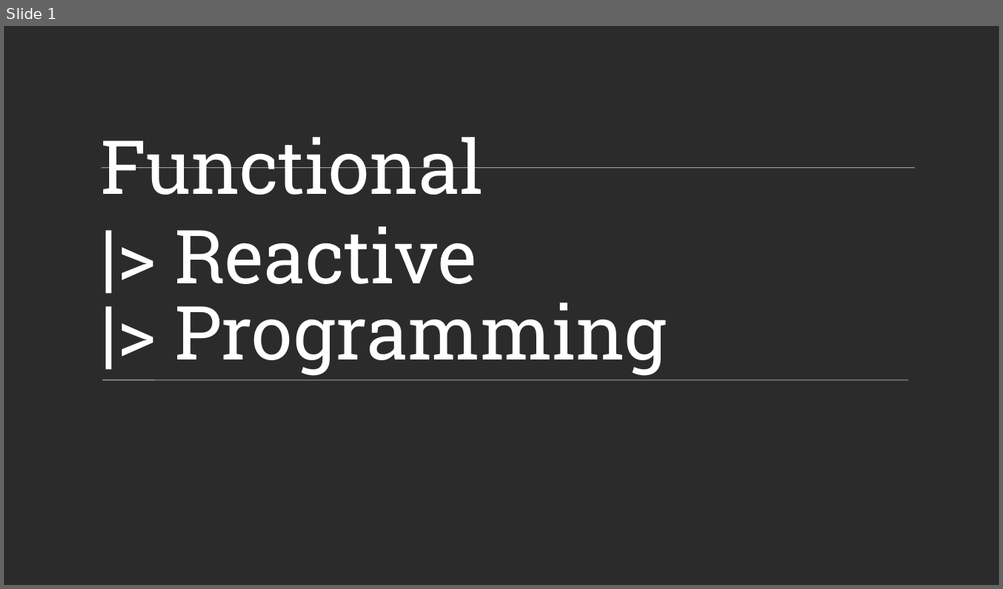
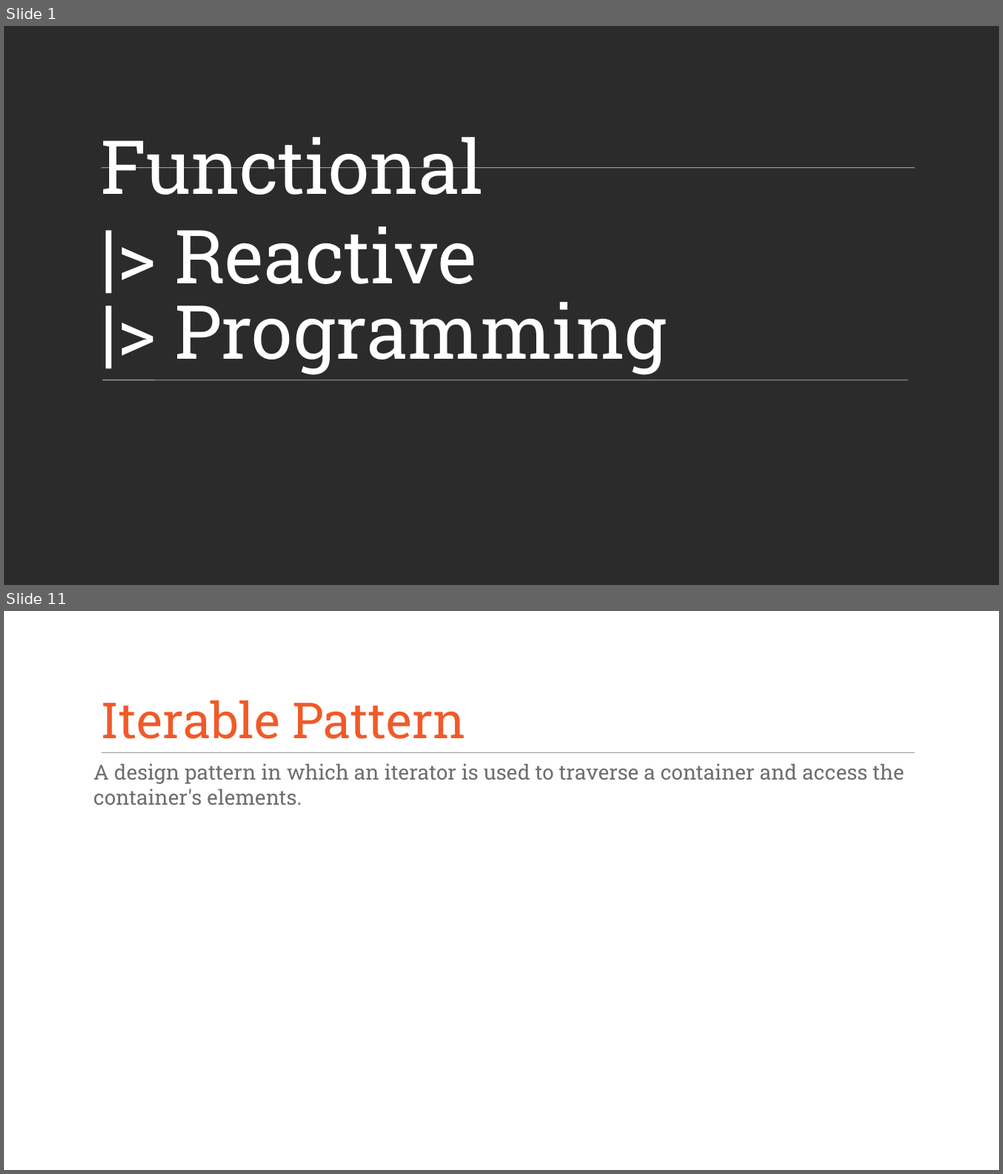
Before and after one commit to Spectory/rx_dev_meeting, a slide deck: Reactive Programming.pptx. Shown one above the other, each under a label of ours: slide 1 before the commit, slides 1 and 11 after it; the slides between them are not shown. The pictures are 1003x589 and 1003x1174 pixels, drawn with LibreOffice and Linux fonts; fonts in the diff are those of the drawing; background and template pictures are left out; a plain dark background stands for a picture behind light text. Boxes give left, top, right and bottom in pixels: in the first picture for what was removed or moved away, otherwise in the second. Text is boxed around its words. In the diff, an @@ line names an element or a change of style, - is before the commit and + after.

```diff
--- a/Reactive Programming.pptx
+++ b/Reactive Programming.pptx
@@ slide 11 added at [4, 611, 999, 1170], background #FFFFFF; not listed: 1 template element that a slide beside it also shows @@
@@ text added at [101, 701, 466, 739], 48 pt, text #F05A28 @@
+Iterable Pattern
@@ text added at [94, 763, 903, 805], 20 pt, text #6E6E6E @@
+A design pattern in which an iterator is used to traverse a container and access the container's elements.
```
Also in this commit, not shown: 4 slides changed, 3 other slides added.
